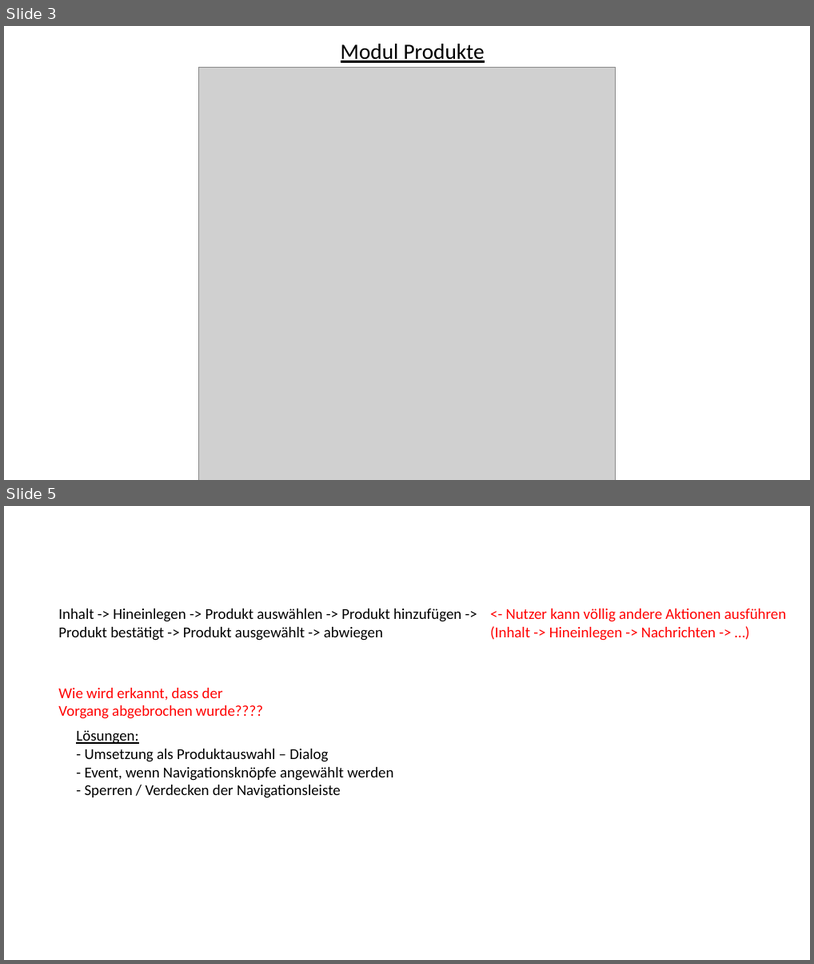
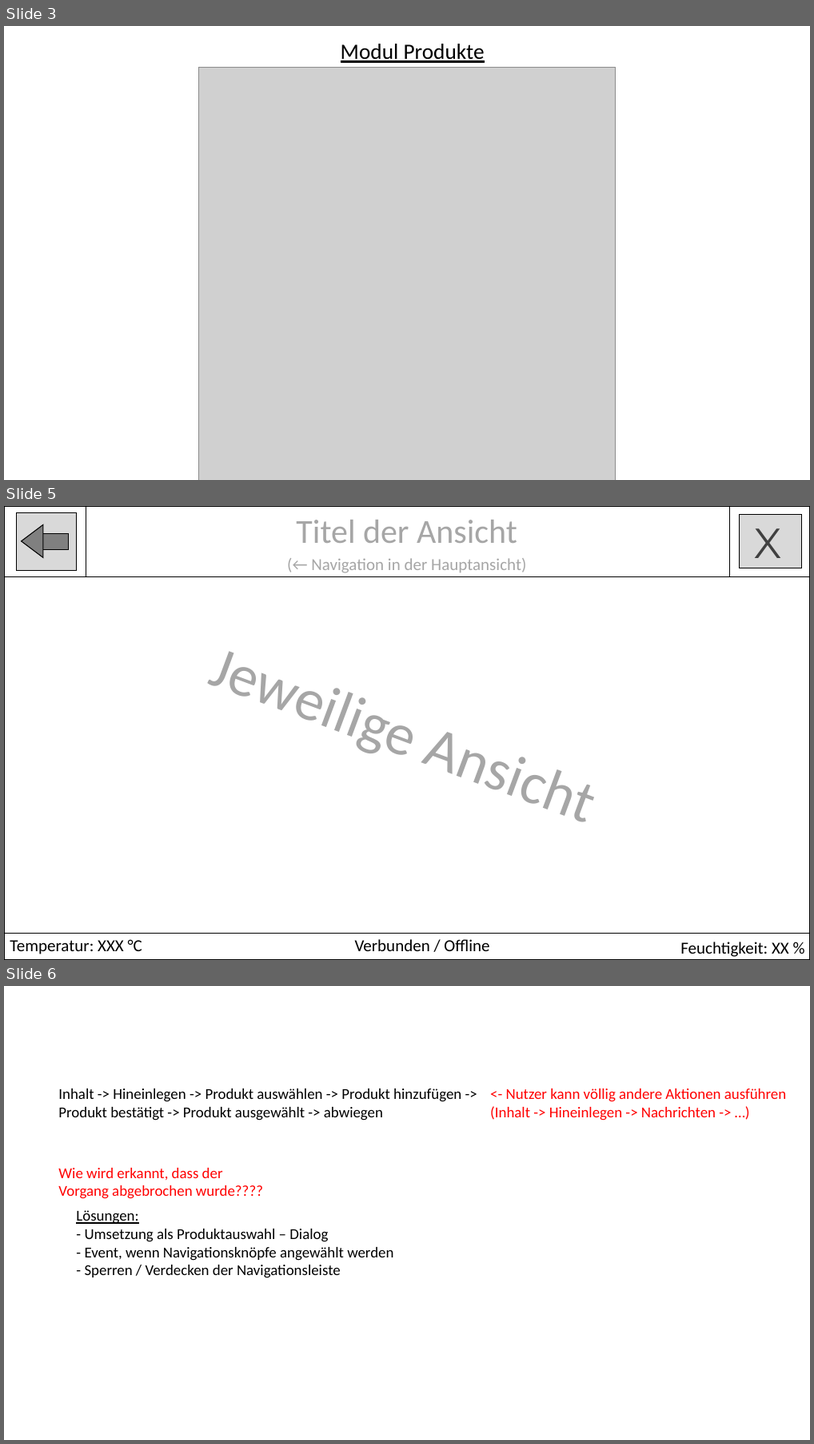
Before and after one commit to juliusbaechle/Smart-ReFITgerator, a slide deck: Dokumentation/dokumentation.pptx. Shown one above the other, each under a label of ours: slides 3 and 5 before the commit, slides 3, 5 and 6 after it; the slides between them are not shown. The pictures are 814x964 and 814x1444 pixels, drawn with LibreOffice and Linux fonts; fonts in the diff are those of the drawing; grey boxes stand for pictures. Boxes give left, top, right and bottom in pixels: in the first picture for what was removed or moved away, otherwise in the second. Text is boxed around its words. In the diff, an @@ line names an element or a change of style, - is before the commit and + after.

Commit message:
Konzept für UI ohne Navigationsleiste hinzugefügt

```diff
--- a/Dokumentation/dokumentation.pptx
+++ b/Dokumentation/dokumentation.pptx
@@ slide 5 added at (4, 506, 810, 960), background #FFFFFF @@
@@ rectangle added at (4, 507, 810, 960), outline #000000 1 pt @@
@@ rectangle added at (16, 513, 76, 571), fill #D9D9D9, outline #000000 0.75 pt @@
@@ triangle added at (21, 524, 42, 557), fill #808080, outline #000000 1 pt @@
@@ line added from (86, 576) to (86, 507), #000000 1 pt @@
@@ text added at (296, 520, 518, 543), 40 pt, text #A6A6A6 @@
+Titel der Ansicht
@@ line added from (730, 576) to (730, 506), #000000 1 pt @@
@@ rectangle added at (740, 515, 802, 568), fill #D9D9D9, outline #000000 0.75 pt @@
@@ text added at (754, 528, 782, 558), 50 pt, text #404040 @@
+X
@@ rectangle added at (40, 533, 69, 550), fill #808080, outline #000000 1 pt @@
@@ line added from (4, 576) to (810, 576), #000000 1 pt @@
@@ text added at (311, 558, 526, 573), 20 pt, text #A6A6A6 @@
+(← Navigation in der Hauptansicht)
@@ text added at (196, 623, 618, 843), 70 pt, text #A6A6A6 @@
+Jeweilige Ansicht
@@ line added from (4, 933) to (810, 933), #000000 1 pt @@
@@ text added at (10, 939, 142, 954), 20 pt, text #000000 @@
+Temperatur: XXX °C
@@ text added at (355, 939, 490, 951), 20 pt, text #000000 @@
+Verbunden / Offline
@@ text added at (681, 941, 790, 956), 20 pt, text #000000 @@
+Feuchtigkeit: XX %
@@ what was slide 5 is now slide 6 @@
```
Also in this commit, not shown: 1 slide changed.
